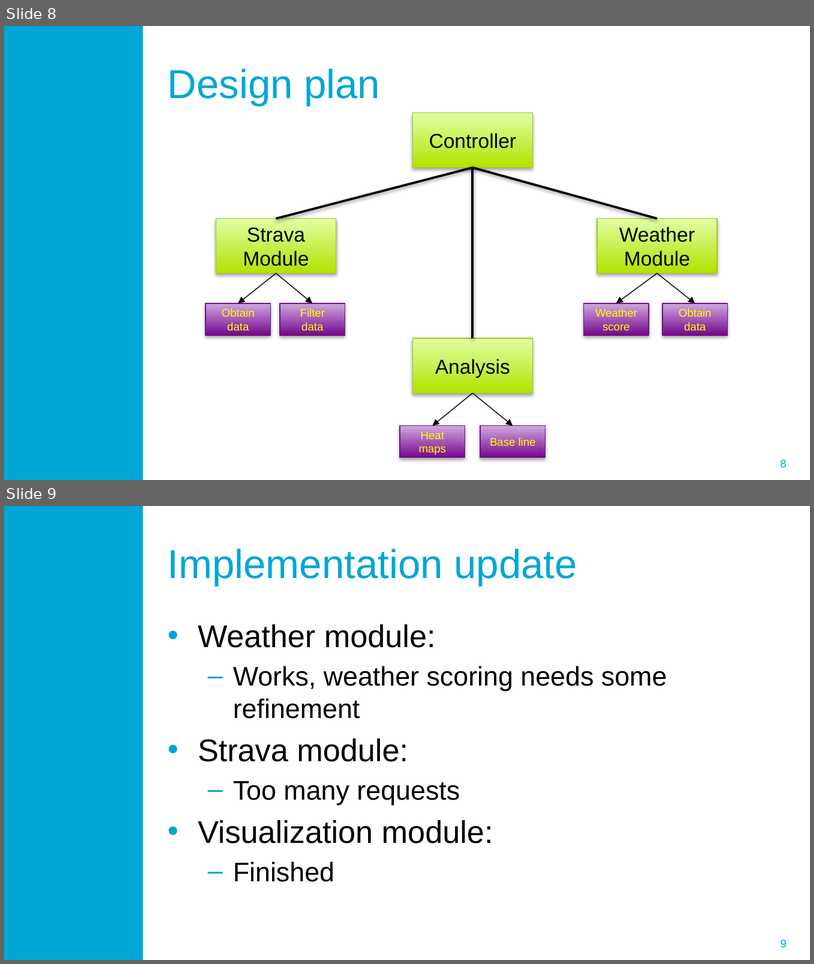
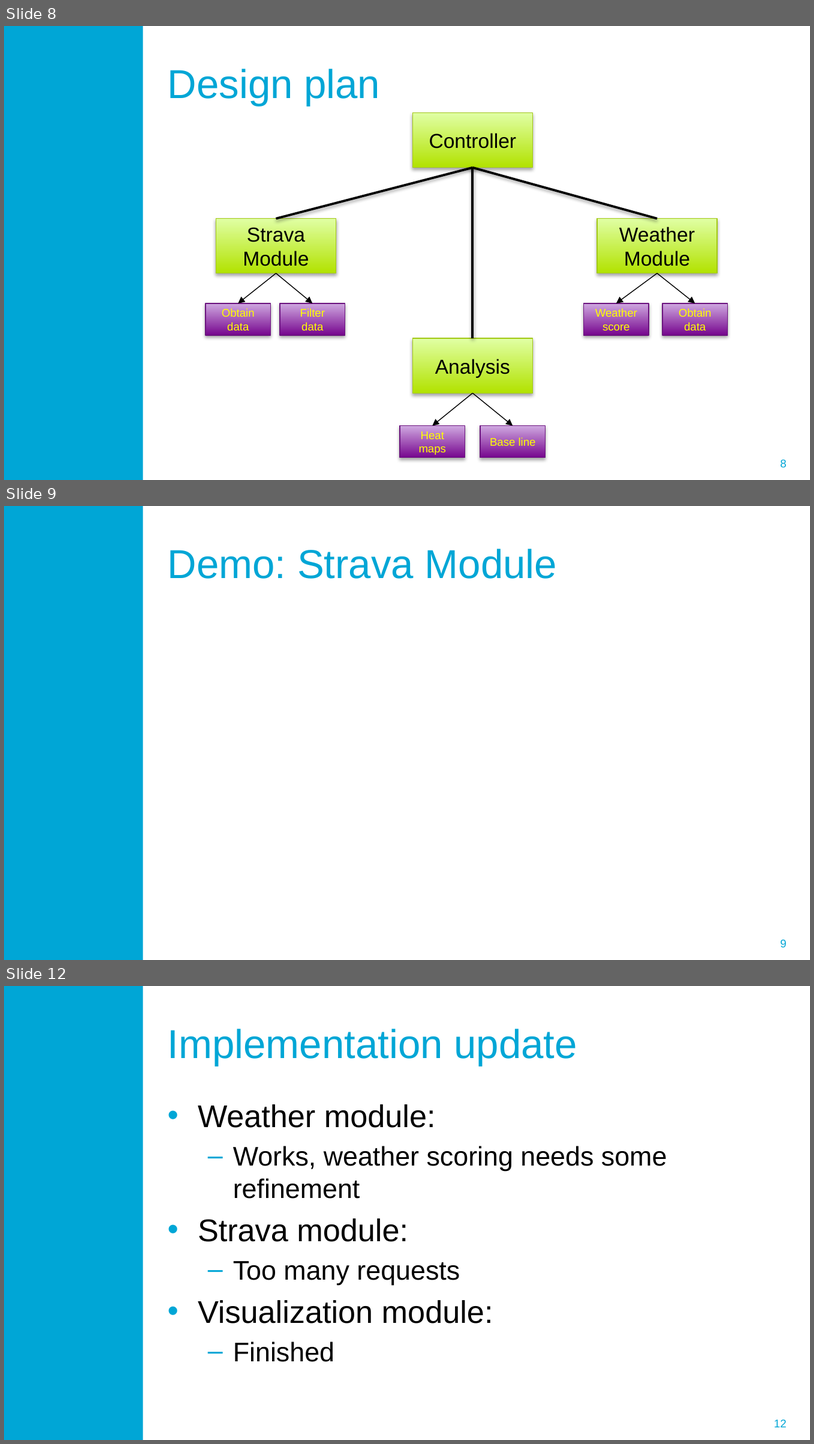
Before and after one commit to LMaiorano/StravaWeather, a slide deck: Documentation/Presentations/Midterm presentation DS7.pptx. Shown one above the other, each under a label of ours: slides 8 and 9 before the commit, slides 8, 9 and 12 after it; the slides between them are not shown. The pictures are 814x964 and 814x1444 pixels, drawn with LibreOffice and Linux fonts; fonts in the diff are those of the drawing; background and template pictures are left out. Boxes give left, top, right and bottom in pixels: in the first picture for what was removed or moved away, otherwise in the second. Text is boxed around its words. In the diff, an @@ line names an element or a change of style, - is before the commit and + after.

```diff
--- a/Documentation/Presentations/Midterm presentation DS7.pptx
+++ b/Documentation/Presentations/Midterm presentation DS7.pptx
@@ slide 9 added at [4,506,810,960], background #FFFFFF; not listed: 2 template elements that a slide beside it also shows @@
@@ title added at [168,549,557,579], 36 pt, text #00A6D6 @@
+Demo: Strava Module
@@ what was slide 9 is now slide 12 @@
@@ page number at [774,1419,787,1427]: text changed @@
-9
+12
```
Also in this commit, not shown: 2 other slides added.
